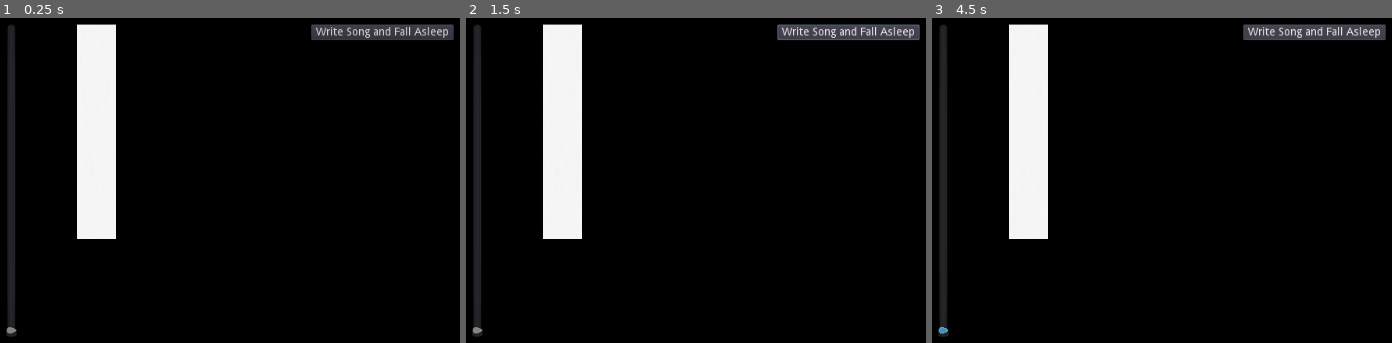
Above: before the commit, frames 1-3 (left to right).
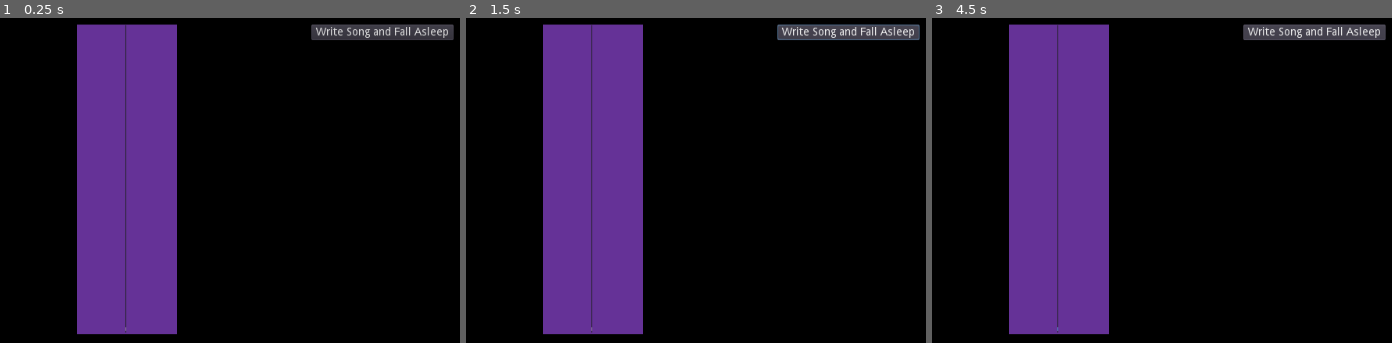
Above: after the commit, the same moments.

Repository: jcoombes/lil_xxx_wrld
Game: Godot game, scene res://Daytime.tscn
Same seed, same stepped clock (60 frames per second), same inputs: the game is played once before the commit and once after it. The project has no main scene, so this scene is started directly.
Inputs:
- Up to frame 1 (0.25 s): no input
- Up to frame 2 (1.5 s): click "Write Song and Fall Asleep" at 0.5 s; tap Enter (ui_accept) at 1.25 s; hold Right (ui_right) from 1.28 s (still down)
- Up to frame 3 (4.5 s): tap Enter (ui_accept) at 1.52, 2, 2.27, 2.75, 3.5, 3.77, 4.25 s; release Right (ui_right) at 2.03 s; hold Down (ui_down) 2.03-2.78 s; hold Right (ui_right) 2.78-3.53 s; hold Up (ui_up) 3.53-4.28 s; hold Left (ui_left) from 4.28 s (still down)

The runs differ from the first frame. In frame 1, 22% of the frame differs, in the area x 1-39%, y 1-99%; in frame 2, 22%; in frame 3, 22%.

Commit message:
Make slider work

Diff:
--- a/Daytime.tscn
+++ b/Daytime.tscn
@@ -1,8 +1,7 @@
-[gd_scene load_steps=6 format=2]
+[gd_scene load_steps=5 format=2]
 
 [ext_resource path="res://assets/main_menu/purple.jpg" type="Texture" id=1]
 [ext_resource path="res://assets/daytime/black.png" type="Texture" id=2]
-[ext_resource path="res://assets/daytime/white_wall_hash.webp" type="Texture" id=3]
 [ext_resource path="res://VSlider.gd" type="Script" id=4]
 [ext_resource path="res://TextureProgress.gd" type="Script" id=5]
 
@@ -42,25 +41,12 @@
 [node name="HBoxContainer" type="HBoxContainer" parent="CenterContainer"]
 margin_right = 182.0
 margin_bottom = 20.0
+rect_scale = Vector2( 2, 2 )
 
 [node name="Button" type="Button" parent="CenterContainer/HBoxContainer"]
 margin_right = 182.0
 margin_bottom = 20.0
 text = "Write Song and Fall Asleep"
-__meta__ = {
-"_edit_use_anchors_": false
-}
-
-[node name="VSlider" type="VSlider" parent="."]
-margin_left = 100.0
-margin_top = 100.0
-margin_right = 132.0
-margin_bottom = 500.0
-size_flags_horizontal = 3
-size_flags_vertical = 3
-size_flags_stretch_ratio = 6.16
-max_value = 500.0
-script = ExtResource( 4 )
 __meta__ = {
 "_edit_use_anchors_": false
 }
@@ -73,9 +59,24 @@
 rect_scale = Vector2( 0.1, 0.55 )
 size_flags_horizontal = 3
 size_flags_vertical = 3
-texture_over = ExtResource( 3 )
+value = 100.0
 texture_progress = ExtResource( 1 )
+fill_mode = 3
 script = ExtResource( 5 )
 __meta__ = {
 "_edit_use_anchors_": false
 }
+
+[node name="VSlider" type="VSlider" parent="TextureProgress"]
+margin_left = -9.99988
+margin_right = 1265.0
+margin_bottom = 718.0
+size_flags_horizontal = 3
+size_flags_vertical = 3
+size_flags_stretch_ratio = 6.16
+max_value = 100.0
+script = ExtResource( 4 )
+__meta__ = {
+"_edit_use_anchors_": false
+}
+[connection signal="value_changed" from="TextureProgress/VSlider" to="TextureProgress" method="_on_VSlider_value_changed"]
--- a/Player.tscn
+++ b/Player.tscn
@@ -20,14 +20,14 @@
 "name": "move_up",
 "speed": 5.0
 }, {
+"frames": [ ExtResource( 4 ) ],
+"loop": true,
+"name": "move_down",
+"speed": 5.0
+}, {
 "frames": [ ExtResource( 1 ) ],
 "loop": true,
 "name": "move_right",
-"speed": 5.0
-}, {
-"frames": [ ExtResource( 4 ) ],
-"loop": true,
-"name": "move_down",
 "speed": 5.0
 }, {
 "frames": [ ExtResource( 2 ) ],
--- a/TextureProgress.gd
+++ b/TextureProgress.gd
@@ -14,3 +14,7 @@
 # Called every frame. 'delta' is the elapsed time since the previous frame.
 #func _process(delta):
 #	pass
+
+
+func _on_VSlider_value_changed(value):
+	self.value = value
